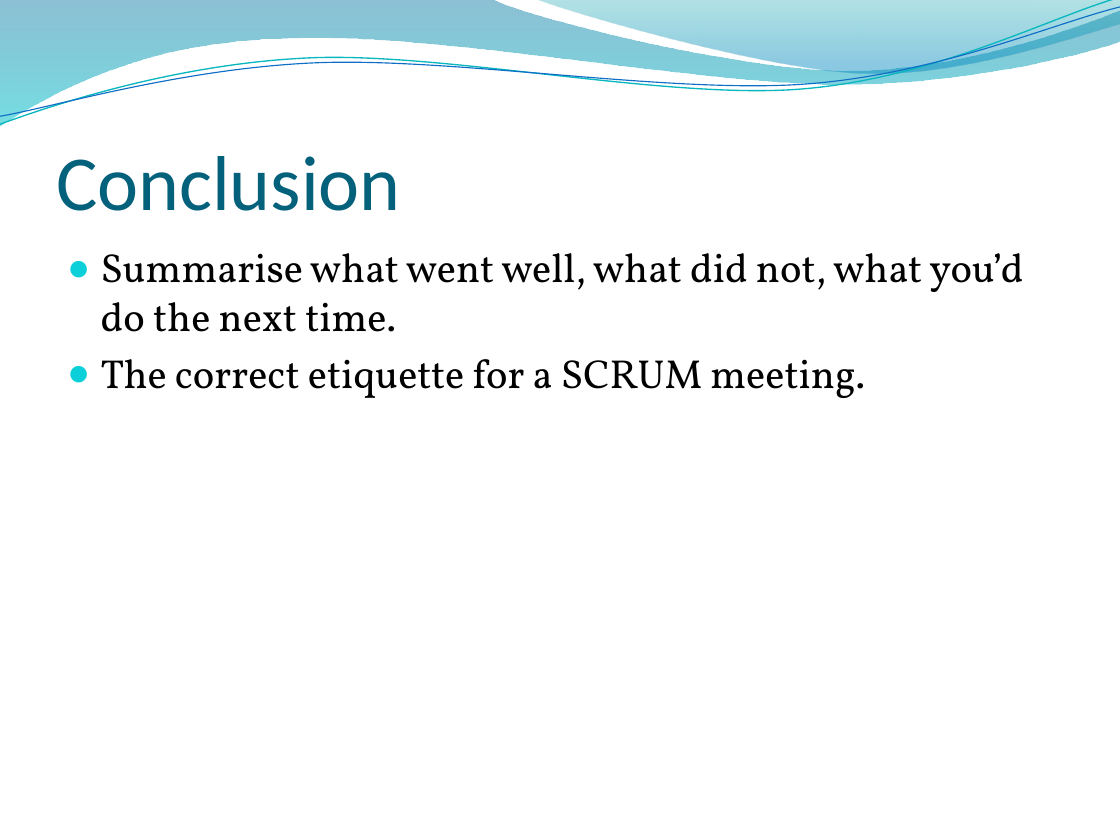
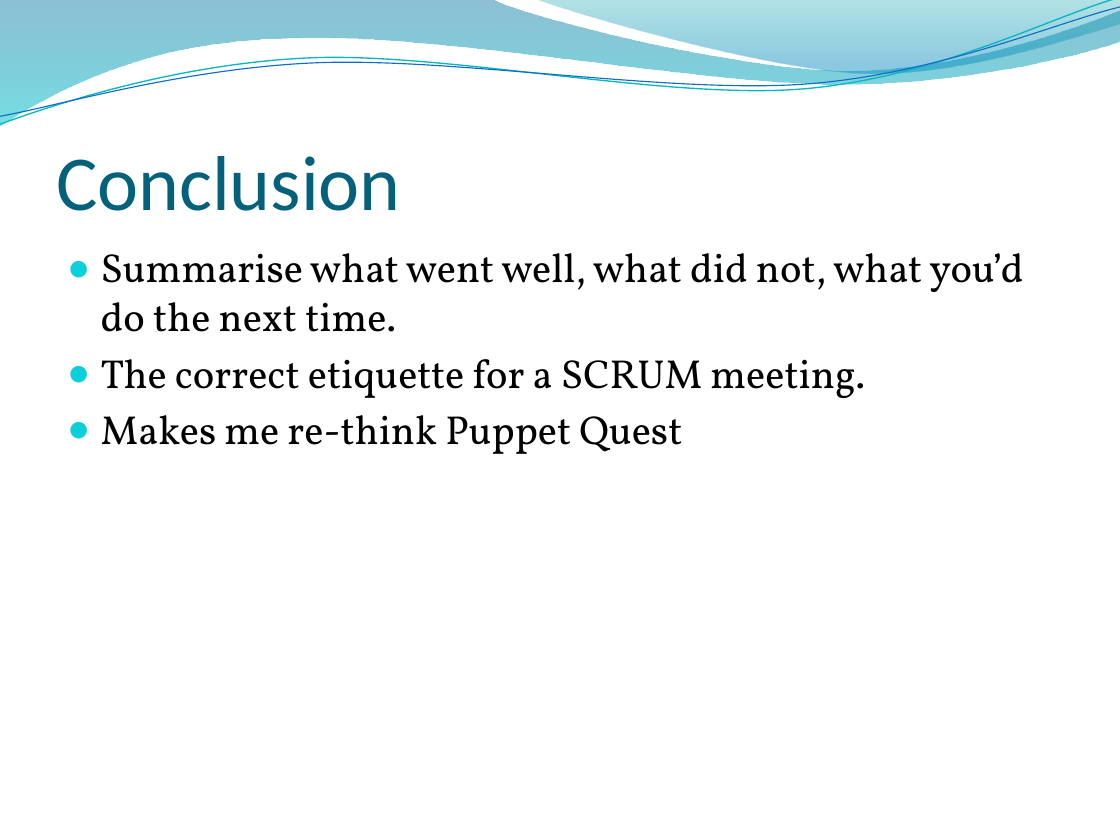
Before and after one commit to Brad94/Team2CIProject, a slide deck: slide 28 of Presentation.pptx (slide 27 before the commit). Drawn at 1120x840 pixels with LibreOffice and Linux fonts; fonts in the diff are those of the drawing; background and template pictures are left out. Boxes give left, top, right and bottom in pixels: in the first picture for what was removed or moved away, otherwise in the second. Text is boxed around its words. In the diff, an @@ line names an element or a change of style, - is before the commit and + after.

```diff
--- a/Presentation.pptx
+++ b/Presentation.pptx
@@ text at [101, 415, 682, 454]: paragraph added @@
+● Makes me re-think Puppet Quest
```
Also in this commit, not shown: 1 other slide changed, 1 slide added.
